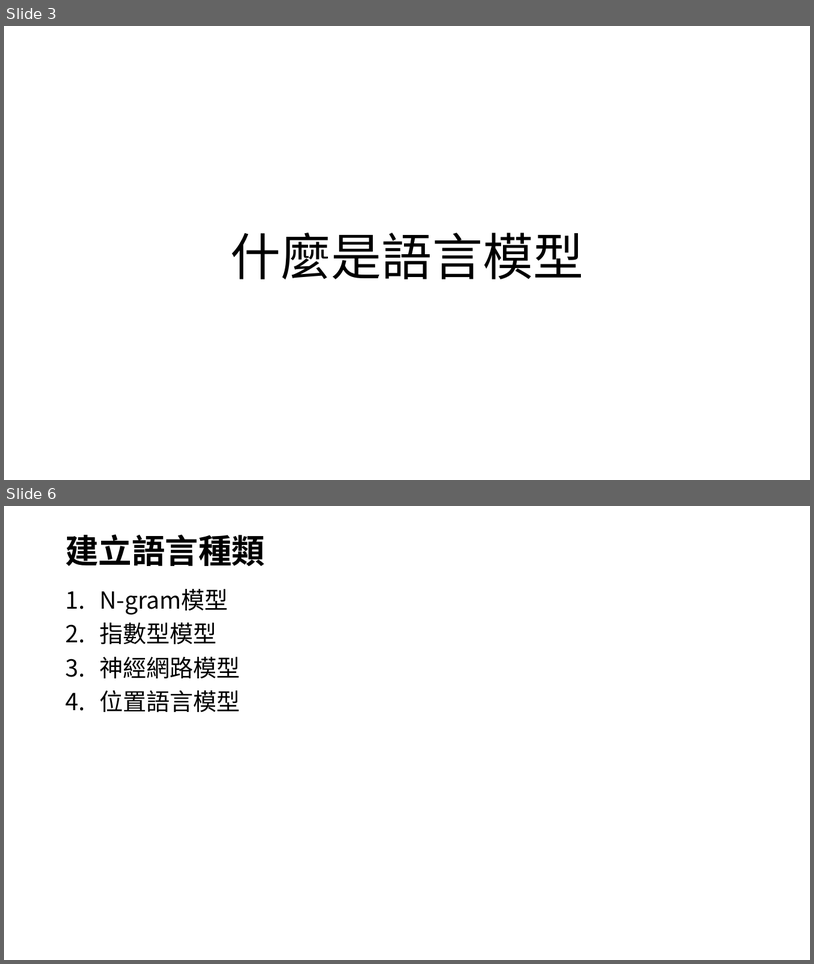
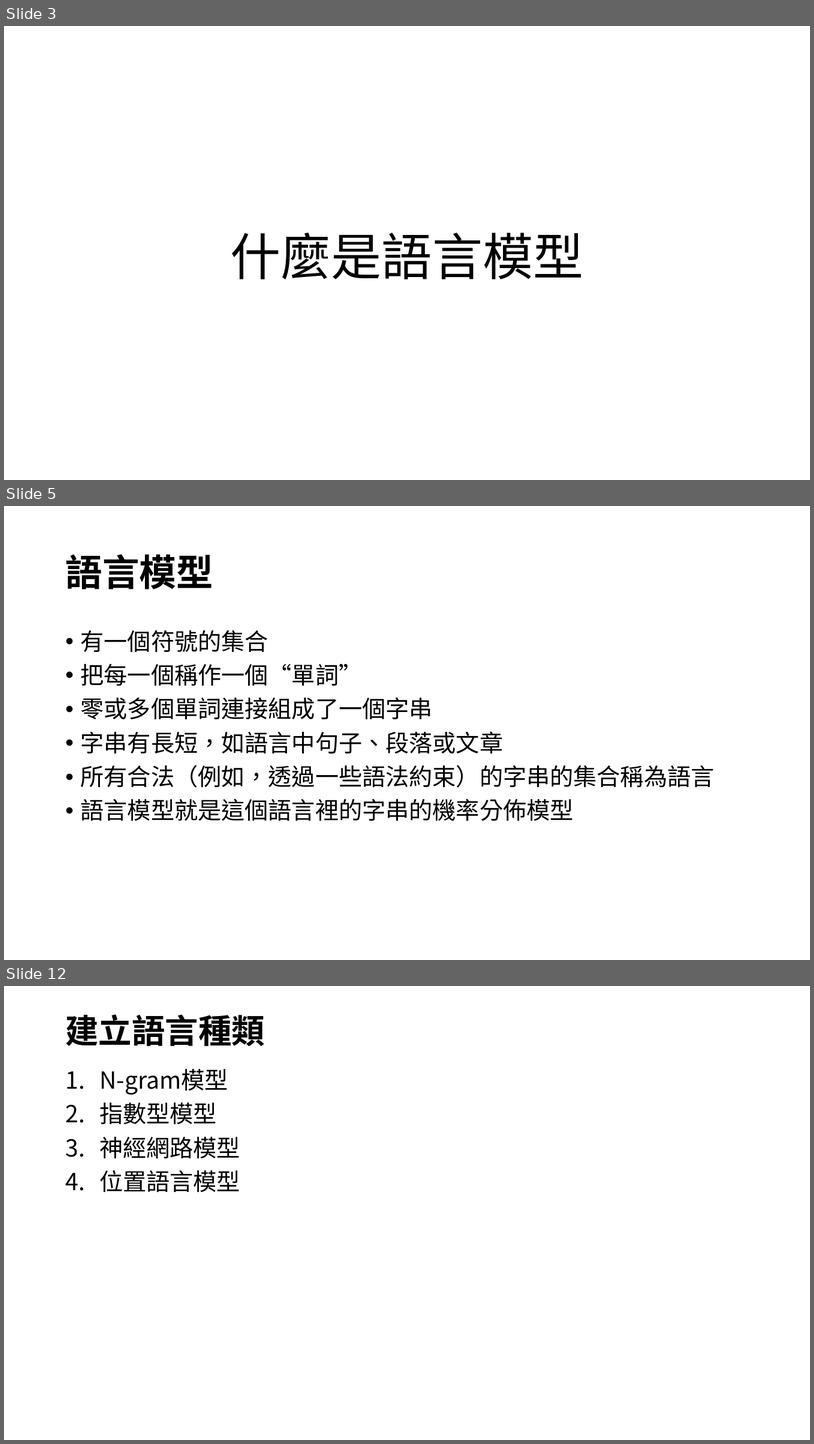
Before and after one commit to joshhu/nlp_must2022, a slide deck: lecture03.pptx. Shown one above the other, each under a label of ours: slides 3 and 6 before the commit, slides 3, 5 and 12 after it; the slides between them are not shown. The pictures are 814x964 and 814x1444 pixels, drawn with LibreOffice and Linux fonts; fonts in the diff are those of the drawing. Boxes give left, top, right and bottom in pixels: in the first picture for what was removed or moved away, otherwise in the second. Text is boxed around its words. In the diff, an @@ line names an element or a change of style, - is before the commit and + after.

```diff
--- a/lecture03.pptx
+++ b/lecture03.pptx
@@ slide 5 added at <box>4,506,810,960</box>, background #FFFFFF @@
@@ title added at <box>65,554,213,589</box>, 44 pt, text #000000, bold @@
+語言模型
@@ text added at <box>81,630,715,821</box>, 28 pt, text #000000 @@
+• 有一個符號的集合
+• 把每一個稱作一個“單詞”
+• 零或多個單詞連接組成了一個字串
+• 字串有長短，如語言中句子、段落或文章
+• 所有合法（例如，透過一些語法約束）的字串的集合稱為語言
+• 語言模型就是這個語言裡的字串的機率分佈模型
@@ what was slide 6 is now slide 12 @@
```
Also in this commit, not shown: 4 slides changed, 28 other slides added, 13 other files.
